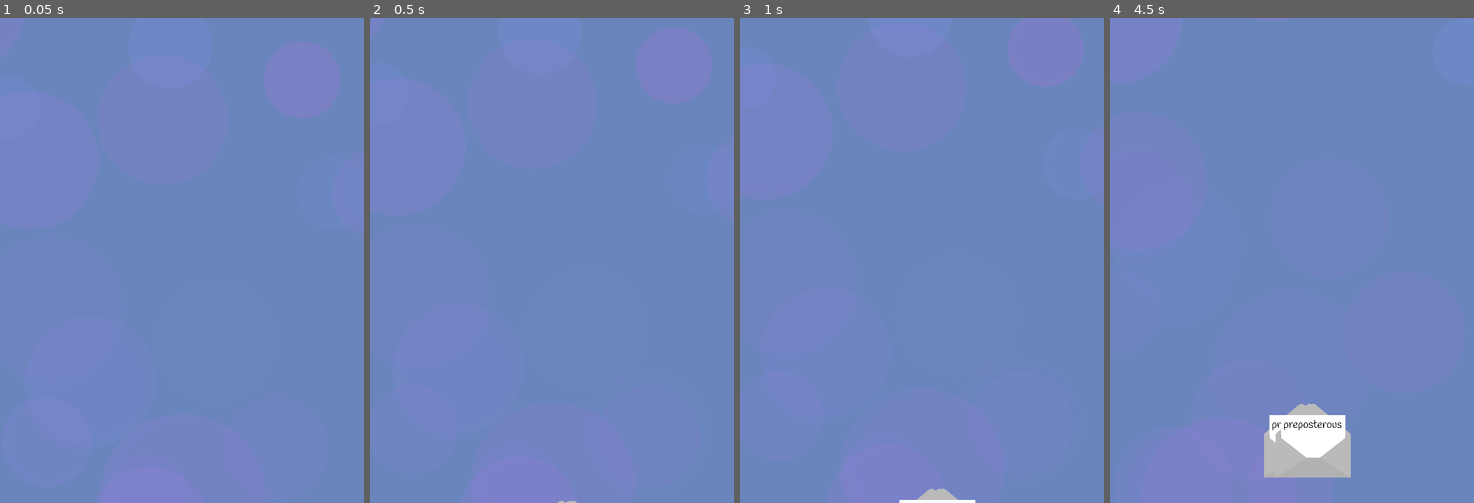
Above: before the commit, frames 1-4 (left to right).
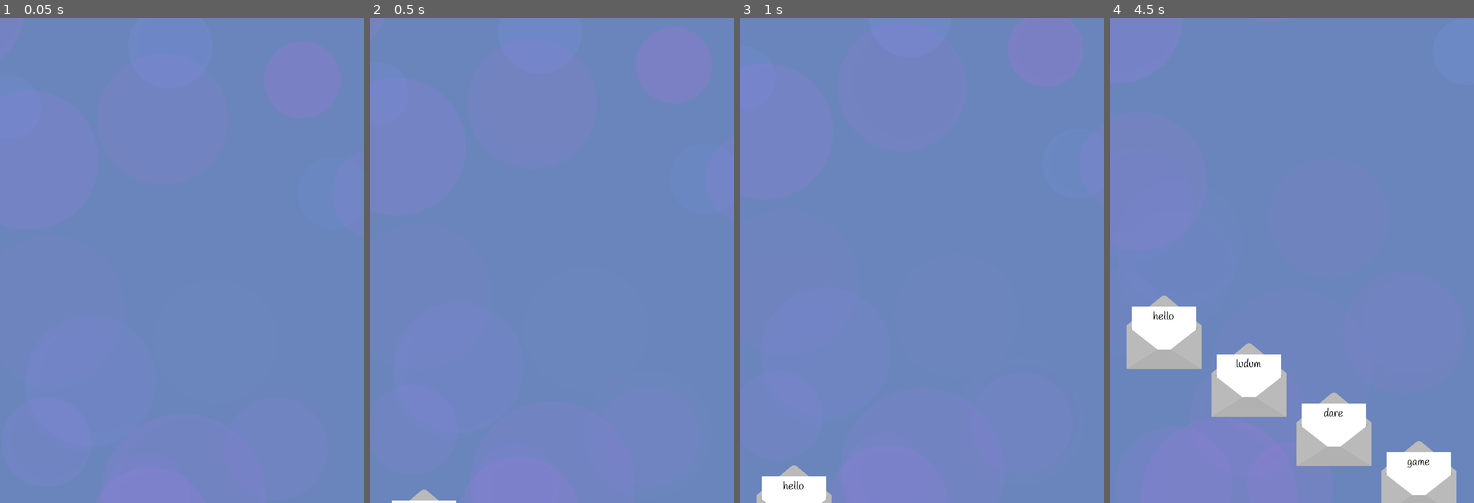
Above: after the commit, the same moments.

Repository: HoneyPony/ash-and-phoenix
Game: Godot game, scene res://game.tscn
Same seed, same stepped clock (60 frames per second), same inputs: the game is played once before the commit and once after it.
Inputs:
- Up to frame 1 (0.05 s): no input
- Up to frame 2 (0.5 s): no input
- Up to frame 3 (1 s): tap Enter at 0.5 s
- Up to frame 4 (4.5 s): no input

Frame 1 is identical in both runs. In frame 2, 0.2% of the frame differs, in the area x 6-57%, y 97-100%; in frame 3, 1.4%; in frame 4, 11%, in the area x 4-96%, y 57-100%.

Commit message:
work on letter spawning system

Diff:
--- a/game.tscn
+++ b/game.tscn
@@ -1,6 +1,5 @@
-[gd_scene load_steps=8 format=3 uid="uid://x5wn1mmjwih5"]
+[gd_scene load_steps=7 format=3 uid="uid://x5wn1mmjwih5"]
 
-[ext_resource type="PackedScene" uid="uid://cu88kepayydd1" path="res://letter/letter.tscn" id="1_ce206"]
 [ext_resource type="Texture2D" uid="uid://csu3tuw1e0jx6" path="res://bg/circle.svg" id="2_1fqt5"]
 
 [sub_resource type="Gradient" id="Gradient_m07sa"]
@@ -39,18 +38,6 @@
 
 [node name="Game" type="Node2D"]
 
-[node name="Letter" parent="." instance=ExtResource("1_ce206")]
-scale = Vector2(0.3, 0.3)
-
-[node name="Letter2" parent="." instance=ExtResource("1_ce206")]
-scale = Vector2(0.3, 0.3)
-
-[node name="Letter3" parent="." instance=ExtResource("1_ce206")]
-scale = Vector2(0.3, 0.3)
-
-[node name="Letter4" parent="." instance=ExtResource("1_ce206")]
-scale = Vector2(0.3, 0.3)
-
 [node name="Camera2D" type="Camera2D" parent="."]
 
 [node name="Bubbles" type="GPUParticles2D" parent="."]
--- a/global.gd
+++ b/global.gd
@@ -1,4 +1,6 @@
 extends Node
+
+var Letter = preload("res://letter/letter.tscn")
 
 # The next inputted string. Once you make N mistakes, the string is reset.
 # Otherwise, we try to match it to existing Letter instances.
@@ -7,6 +9,21 @@
 # The maximum number of allowed mistakes per word
 var max_mistakes = 3
 
+# Used to see if there are new letters to spawn in
+var timer = 0.0
+var game_data_index = 0
+
+# How long each "tick" of the game_data first column corresponds to, in seconds
+var GAME_TIMER_FACTOR = 1
+
+# Stores the game data
+var game_data = [
+	[0, -210, "hello"],
+	[1, -70, "ludum"],
+	[2, 70, "dare"],
+	[3, 210, "game"]
+]
+
 func _input(event):
 	if event is InputEventKey and event.is_pressed() and not event.is_echo():
 		var key_event = event as InputEventKey
@@ -14,7 +31,24 @@
 
 		next_input += key_typed
 
+func check_game_data(delta):
+	timer += delta
+
+	if game_data_index >= game_data.size():
+		return
+
+	var next_entry = game_data[game_data_index]
+	if next_entry[0] * GAME_TIMER_FACTOR <= timer:
+		var letter = Letter.instantiate()
+		letter.text = next_entry[2]
+		letter.position.x = next_entry[1]
+		get_node("/root/Game").add_child(letter)
+
+		game_data_index += 1
+
 func _process(delta):
+	check_game_data(delta)
+
 	# Can't do anything with no text input
 	# TODO: Render letters with empty match...?
 	if next_input.is_empty():
--- a/letter/letter.gd
+++ b/letter/letter.gd
@@ -10,10 +10,10 @@
 	text_display.text = "[center]" + text + "[/center]"
 
 	position.y = 400 + 100
-	position.x = randf_range(-40, 40)
+	#position.x = randf_range(-40, 40)
 
 func _process(delta):
-	position.y -= delta * 40
+	position.y -= delta * 80
 
 	if is_completed:
 		if abs(position.x) < 1:
--- a/letter/letter.tscn
+++ b/letter/letter.tscn
@@ -255,6 +255,7 @@
 texture = ExtResource("1_aee6o")
 
 [node name="LetterDisplay" type="Node2D" parent="."]
+scale = Vector2(0.3, 0.3)
 
 [node name="AnimatedSprite2D" type="AnimatedSprite2D" parent="LetterDisplay"]
 position = Vector2(-3, -80)
